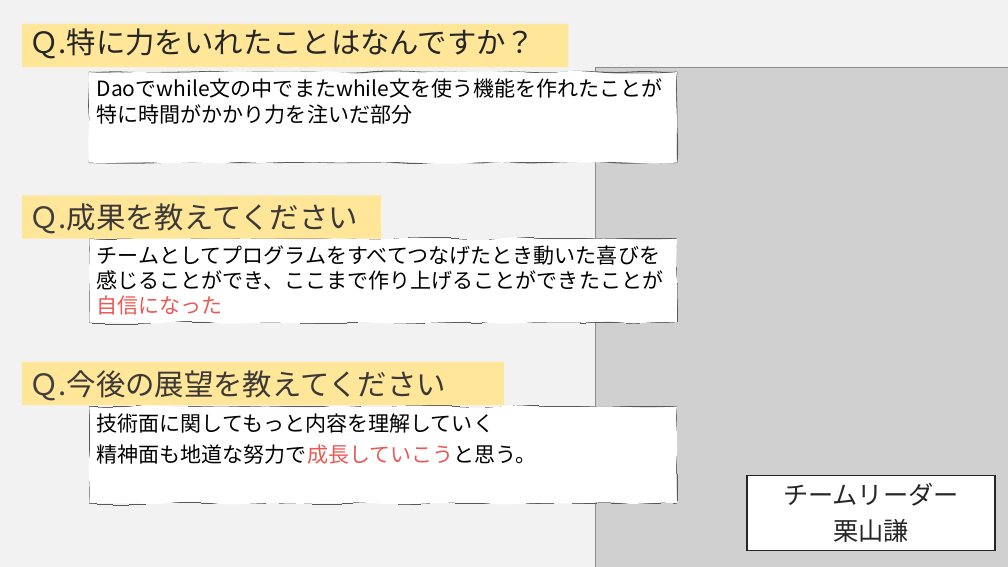
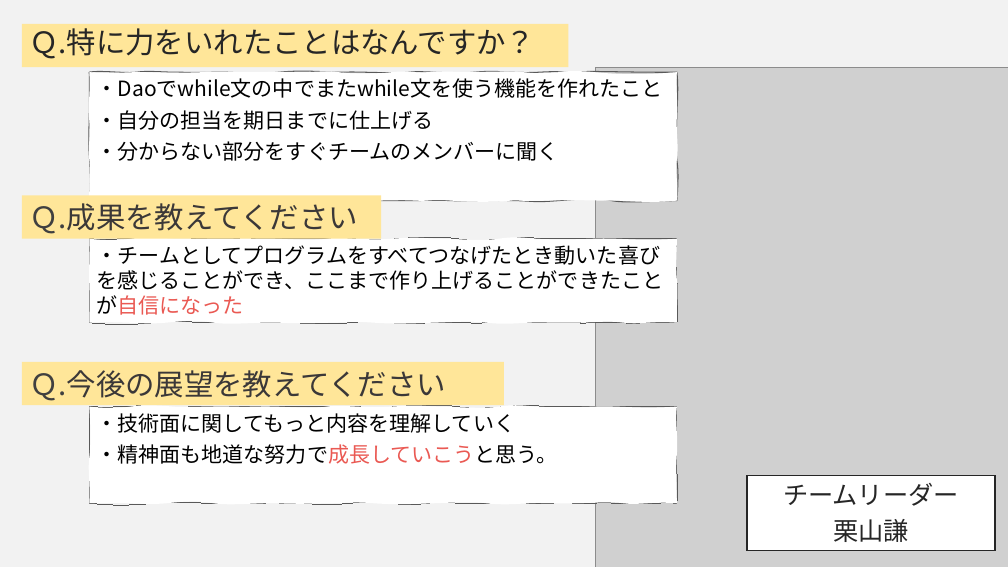
Before and after one commit to DOJO-2021/C-2, a slide deck: slide 16 of documents/SkyNHプレゼンテーションひな形4.pptx. Drawn at 1008x567 pixels with LibreOffice and Linux fonts; fonts in the diff are those of the drawing; grey boxes stand for pictures. Boxes give left, top, right and bottom in pixels: in the first picture for what was removed or moved away, otherwise in the second. Text is boxed around its words. In the diff, an @@ line names an element or a change of style, - is before the commit and + after.

```diff
--- a/documents/SkyNHプレゼンテーションひな形4.pptx
+++ b/documents/SkyNHプレゼンテーションひな形4.pptx
@@ freeform shape "・Daoでwhile文の中でまたwhile文を使う機能を作れたこと": place and size @@
-freeform shape "・Daoでwhile文の中でまたwhile文を使う機能を作れたこと" at [89, 72, 677, 162]
+freeform shape "・Daoでwhile文の中でまたwhile文を使う機能を作れたこと" at [89, 72, 677, 200]
@@ text in freeform shape at [97, 78, 663, 161]: text changed @@
-Daoでwhile文の中でまたwhile文を使う機能を作れたことが特に時間がかかり力を注いだ部分
+・Daoでwhile文の中でまたwhile文を使う機能を作れたこと
+・自分の担当を期日までに仕上げる
+・分からない部分をすぐチームのメンバーに聞く
@@ text in freeform shape at [97, 245, 663, 315]: text changed @@
-チームとしてプログラムをすべてつなげたとき動いた喜びを感じることができ、ここまで作り上げることができたことが自信になった
+・チームとしてプログラムをすべてつなげたとき動いた喜びを感じることができ、ここまで作り上げることができたことが自信になった
@@ text in freeform shape at [97, 413, 558, 464]: text changed @@
-技術面に関してもっと内容を理解していく
-精神面も地道な努力で成長していこうと思う。
+・技術面に関してもっと内容を理解していく
+・精神面も地道な努力で成長していこうと思う。
```
Also in this commit, not shown: 1 other slide changed, 3 other files.
